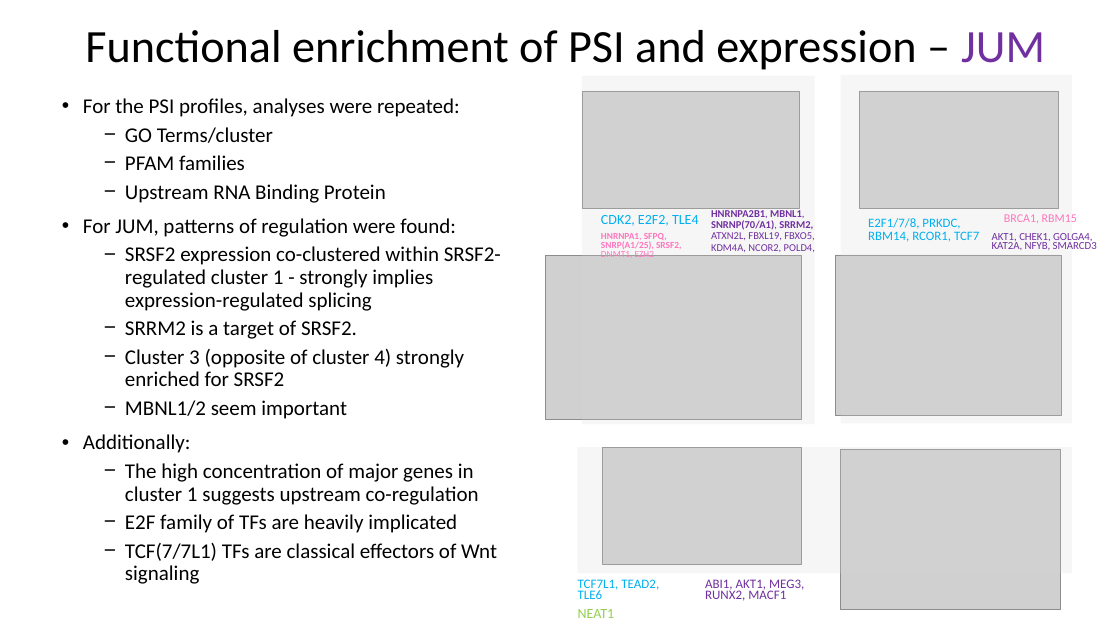
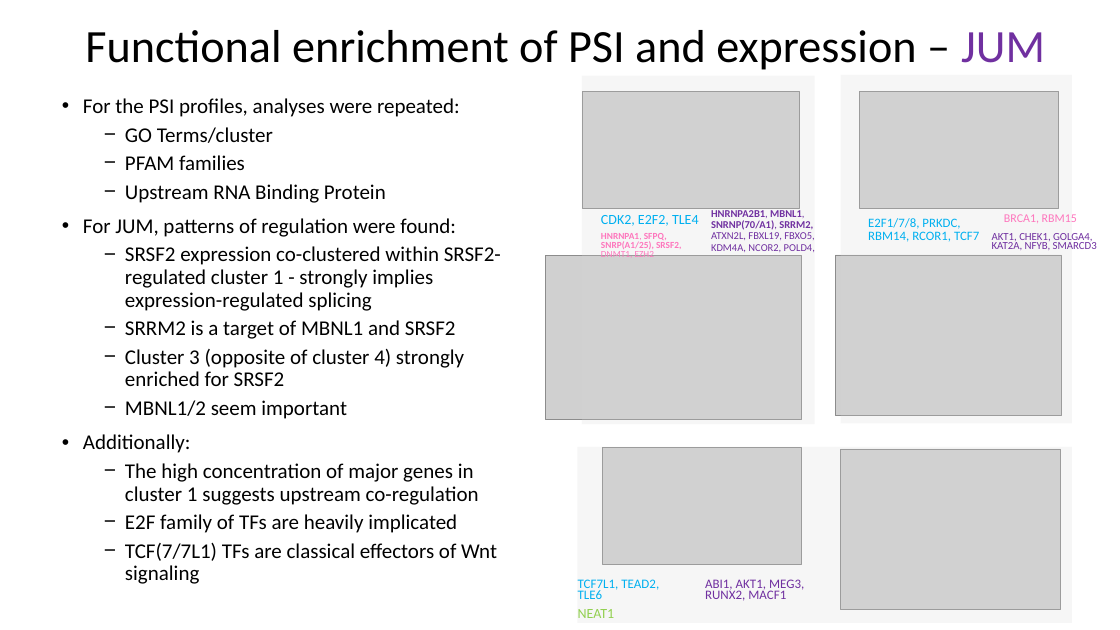
Before and after one commit to angelbee2018/2019_hmsc_tert4_OB_spliceome, a slide deck: slide 9 of project_files/presentations/multiomic_rnaseq_psi_results_presentation_part3.pptx (slide 8 before the commit). Drawn at 1120x630 pixels with LibreOffice and Linux fonts; fonts in the diff are those of the drawing; grey boxes stand for pictures. Boxes give left, top, right and bottom in pixels: in the first picture for what was removed or moved away, otherwise in the second. Text is boxed around its words. In the diff, an @@ line names an element or a change of style, - is before the commit and + after.

```diff
--- a/project_files/presentations/multiomic_rnaseq_psi_results_presentation_part3.pptx
+++ b/project_files/presentations/multiomic_rnaseq_psi_results_presentation_part3.pptx
@@ text at (125,320,456,339): text changed @@
-  − SRRM2 is a target of SRSF2.
+  − SRRM2 is a target of MBNL1 and SRSF2
@@ rectangle: place and size @@
-rectangle at (577,447,1072,573)
+rectangle at (577,447,1072,623)
```
Also in this commit, not shown: 2 other slides changed, 1 slide added, 4 other files.
